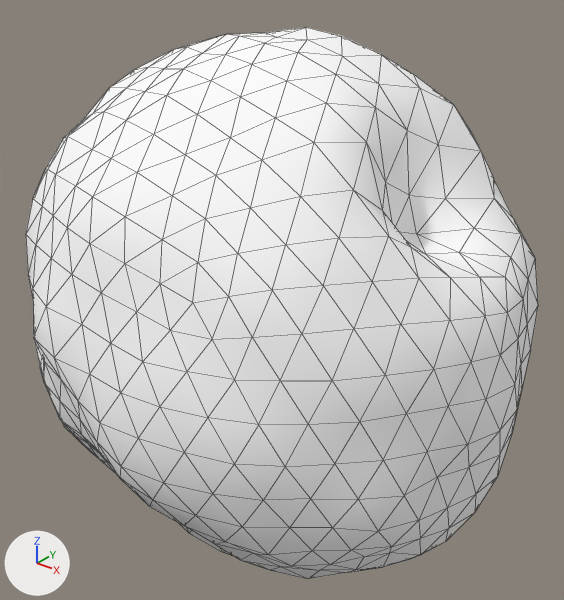
The glTF model assets/asteroids/asteroid_00.glb: old version first, new version second.
Camera for both pictures: a 50 mm lens placed at (1.84, -2.26, 1.51), pointed at (0.0, 0.04, 0.09). Every picture has the same lights, and +X, +Y and +Z are marked at lower left. The first picture is the older version. Mesh edges are drawn as thin lines. Vertices at exactly the same position are counted once.

The scene before the commit, as lines of its bpy script (objects in view):
```python
mat_asteroidrock_00 = principled_material('AsteroidRock_00')
mat_asteroidrock_00.base_color = (1.0, 1.0, 1.0)  # white #ffffff
mat_asteroidrock_00.metallic = 0.0417
mat_asteroidrock_00.roughness = 0.904
me_icosphere = bpy.data.meshes.new('Icosphere')
me_icosphere.from_pydata(...)  # 642 vertices, 1280 faces; spans x -1.15..1.06, y -0.94..0.91, z -1.06..1.17
me_icosphere.materials.append(mat_asteroidrock_00)  # white #ffffff
ob_asteroid_00 = bpy.data.objects.new('Asteroid_00', me_icosphere)
ob_asteroid_00.location = (0.0, 0.0, 0.0)
```
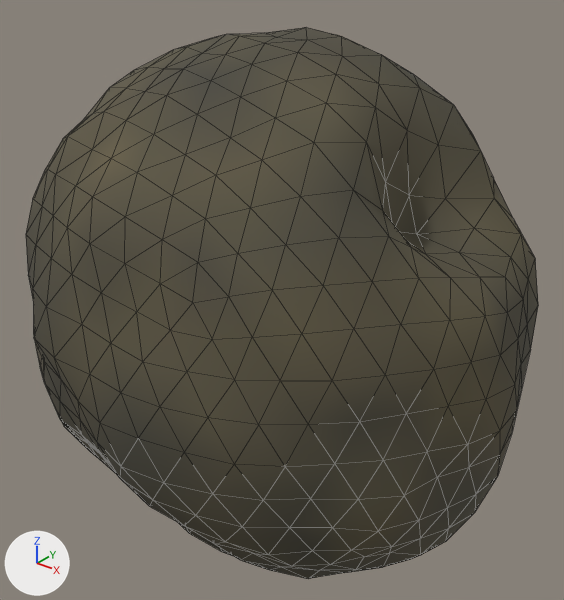
What differs and where, as boxes (x1, y1, x2, y2) in the pictures (564 x 600 px):
```json
{"object": "Asteroid_00", "change": "recoloured", "before": [26, 27, 538, 579], "after": [26, 27, 538, 579], "on screen": "darker"}
```

The change, as JSON lines over the scene's bpy script:
```json
{"block": "mat_asteroidrock_00", "where": "n0 = _N.new('ShaderNodeBsdfPrincipled'); n0.name = 'Principled BSDF'"}
{"op": "remove", "block": "mat_asteroidrock_00", "code": "n0.inputs[0].default_value = (1.0, 1.0, 1.0, 1.0)  # 'Base Color', white #ffffff"}
{"op": "set", "path": "n0.inputs[1].default_value", "old": "0.0417", "new": "0.0135", "note": "'Metallic'"}
{"op": "set", "path": "n0.inputs[2].default_value", "old": "0.904", "new": "0.905", "note": "'Roughness'"}
{"op": "add", "block": "mat_asteroidrock_00", "code": "n2 = _N.new('ShaderNodeVertexColor'); n2.name = 'Color Attribute'"}
{"op": "add", "block": "mat_asteroidrock_00", "code": "_L.new(n2.outputs[0], n0.inputs[0])  # 'Color' to 'Base Color'"}
{"block": "me_icosphere", "where": "me_icosphere.from_pydata(...)  # 642 vertices, 1280 faces; spans x -1.15..1.06, y -0.94..0.91, z -1.06..1.17"}
{"block": "me_icosphere", "where": "# used by ob_asteroid_00; location = (0.0, 0.0, 0.0)"}
{"block": "me_icosphere", "change": "me_icosphere part 1: vertex colours changed"}
```
